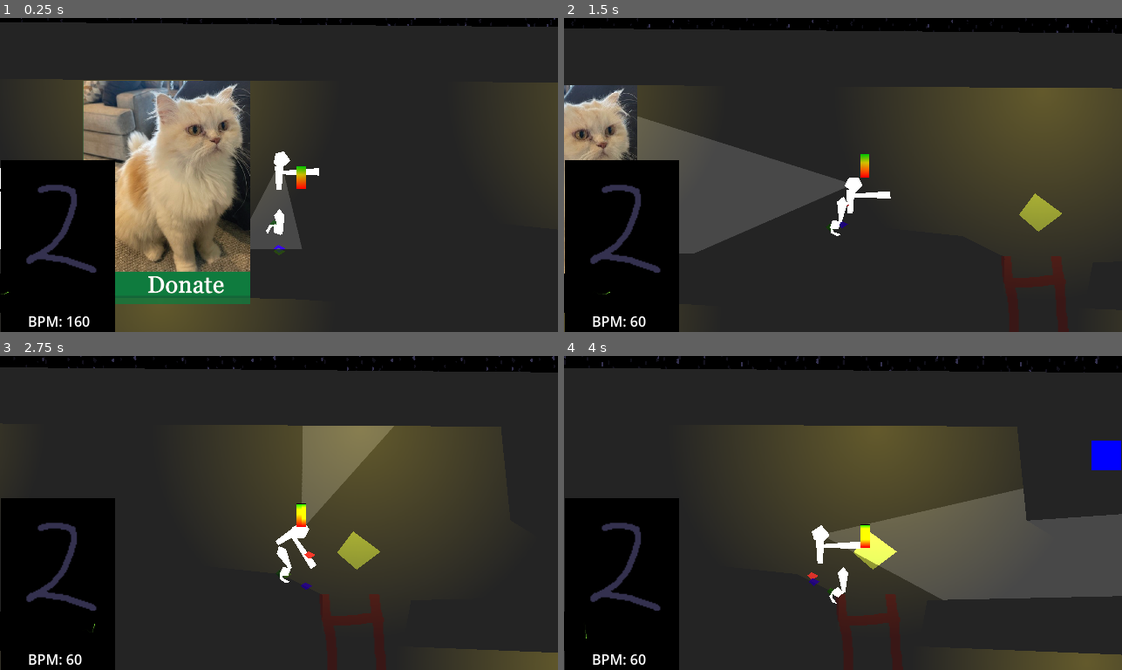
Above: before the commit, frames 1-4 (two rows, left to right).
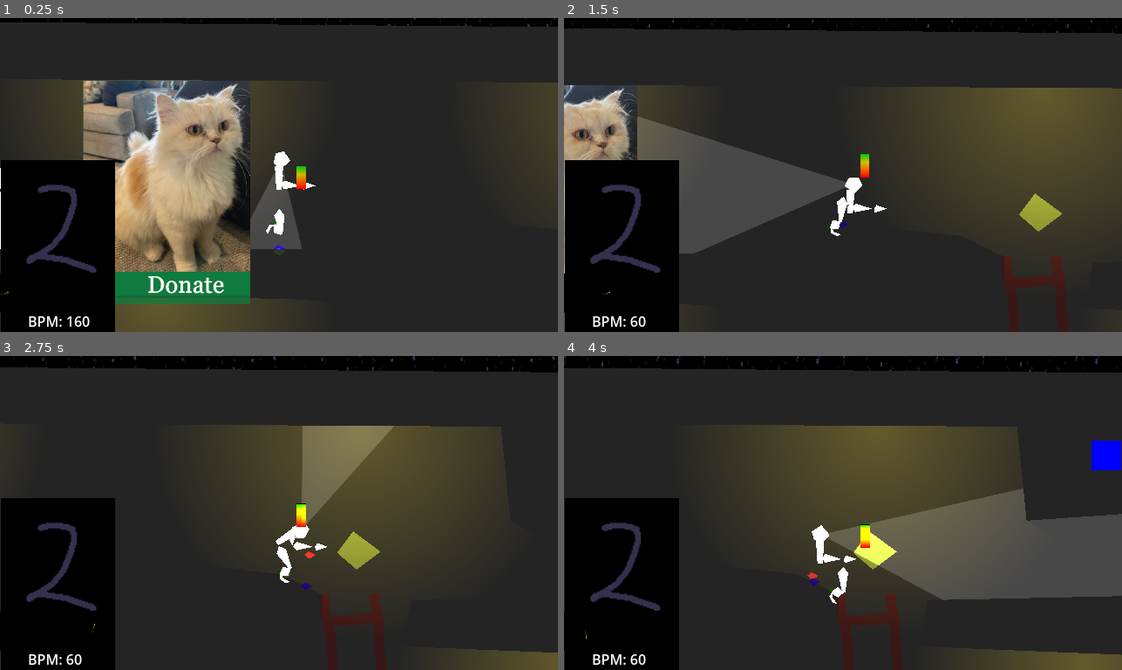
Above: after the commit, the same moments.

Repository: Parker-Vetter/SubwayUnderSea
Game: Godot game, scene res://Scenes/test_scene.tscn
Same seed, same stepped clock (60 frames per second), same inputs: the game is played once before the commit and once after it.
Inputs (mouse positions are in pixels of both pictures, inside the frame that each line leads up to):
- Up to frame 1 (0.25 s): no input
- Up to frame 2 (1.5 s): move the mouse to (731, 196) at 0.52 s; hold D (right) 0.53-1.28 s; tap Space (interact, bound only after the commit) at 0.6 s; move the mouse to (731, 190) at 1.27 s; hold S (down) from 1.28 s (still down); click (731, 190) at 1.35 s
- Up to frame 3 (2.75 s): tap Space (interact, bound only after the commit) at 1.55, 2.1 s; move the mouse to (334, 443) at 2.02 s; release S (down) at 2.03 s; hold D (right) from 2.03 s (still down)
- Up to frame 4 (4 s): move the mouse to (815, 575) at 2.77 s; release D (right) at 2.78 s; hold W (up) 2.78-3.53 s; tap Space (interact, bound only after the commit) at 2.85, 3.8 s; move the mouse to (1010, 560) at 3.52 s; press the mouse at (1010, 560) at 3.53 s; hold A (left) from 3.53 s (still down)

The runs differ from the first frame. In frame 1, 0.2% of the frame differs, in the area x 50-58%, y 47-55%; in frame 2, 0.2%; in frame 3, 0.1%; in frame 4, 0.2%, in the area x 46-54%, y 59-66%.

Commit message:
almostworking component

Diff:
--- /dev/null
+++ b/subwaysea/Scenes/component.tscn
@@ -0,0 +1,31 @@
+[gd_scene load_steps=4 format=3 uid="uid://f34j633okqsc"]
+
+[ext_resource type="Script" path="res://Scripts/component.gd" id="1_vt3f1"]
+
+[sub_resource type="CircleShape2D" id="CircleShape2D_moquu"]
+
+[sub_resource type="RectangleShape2D" id="RectangleShape2D_nea4g"]
+size = Vector2(70, 44)
+
+[node name="Component" type="RigidBody2D"]
+script = ExtResource("1_vt3f1")
+
+[node name="CollisionShape2D" type="CollisionShape2D" parent="."]
+shape = SubResource("CircleShape2D_moquu")
+debug_color = Color(1.20327e-06, 0.633247, 0.442587, 0.42)
+
+[node name="DetectMachine" type="Area2D" parent="."]
+collision_layer = 0
+collision_mask = 4
+
+[node name="CollisionShape2D" type="CollisionShape2D" parent="DetectMachine"]
+shape = SubResource("RectangleShape2D_nea4g")
+debug_color = Color(0.870588, 0, 0.85098, 0)
+
+[node name="DetectPlayer" type="Area2D" parent="."]
+collision_layer = 0
+collision_mask = 2
+
+[node name="CollisionShape2D" type="CollisionShape2D" parent="DetectPlayer"]
+shape = SubResource("RectangleShape2D_nea4g")
+debug_color = Color(0.870588, 0, 0.85098, 0)
--- a/subwaysea/Scenes/player.tscn
+++ b/subwaysea/Scenes/player.tscn
@@ -19,10 +19,6 @@
 
 [sub_resource type="Curve" id="Curve_tg2lt"]
 _data = [Vector2(0.0157895, 0.967033), 0.0, 0.0, 0, 0, Vector2(0.952632, 0.593407), 0.0, 0.0, 0, 0]
-point_count = 2
-
-[sub_resource type="Curve" id="Curve_xh2eo"]
-_data = [Vector2(0, 0.461538), 0.0, 0.0, 0, 0, Vector2(1, 1), 0.0, 0.0, 0, 0]
 point_count = 2
 
 [sub_resource type="ShaderMaterial" id="ShaderMaterial_umio4"]
@@ -64,11 +60,47 @@
 points = PackedVector2Array(0, 1, 0, 28)
 width_curve = SubResource("Curve_tg2lt")
 
-[node name="Arms" type="Line2D" parent="UpperBody/Line2D"]
-position = Vector2(1, 9)
-points = PackedVector2Array(-1, -1, 45, -2)
-width = 8.46
-width_curve = SubResource("Curve_xh2eo")
+[node name="Shoulder_pos" type="Marker2D" parent="UpperBody/Line2D"]
+position = Vector2(0, 8)
+
+[node name="RShoulder" type="Node2D" parent="UpperBody/Line2D"]
+top_level = true
+position = Vector2(3, -63)
+rotation = 1.35842
+script = ExtResource("6_vnihy")
+
+[node name="RForearm" type="Node2D" parent="UpperBody/Line2D/RShoulder"]
+position = Vector2(14, 2)
+rotation = -1.3627
+script = ExtResource("6_vnihy")
+
+[node name="RHand" type="Node2D" parent="UpperBody/Line2D/RShoulder/RForearm"]
+position = Vector2(25, 1)
+script = ExtResource("6_vnihy")
+
+[node name="Polygon2D" type="Polygon2D" parent="UpperBody/Line2D/RShoulder/RForearm/RHand"]
+polygon = PackedVector2Array(0.977531, 0.210789, 2.08945, 4.54249, 15.9999, 0.0684967, 3.98653, -4.2553)
+
+[node name="Polygon2D" type="Polygon2D" parent="UpperBody/Line2D/RShoulder/RForearm"]
+polygon = PackedVector2Array(0.977531, 0.210789, 4.98306, 4.91436, 24, 0.995724, 5.02587, -5.08555)
+
+[node name="Polygon2D" type="Polygon2D" parent="UpperBody/Line2D/RShoulder"]
+polygon = PackedVector2Array(0.977531, 0.210789, 2.08945, 4.54249, 13.8962, 1.97348, 3.98653, -4.2553)
+
+[node name="LaIKTwoBone" type="Node2D" parent="UpperBody/Line2D"]
+position = Vector2(0, 68)
+script = ExtResource("5_tmg8s")
+flip_bend = true
+
+[node name="AnimationLerp" type="Marker2D" parent="UpperBody/Line2D"]
+
+[node name="RLerpPositionHand" type="Marker2D" parent="UpperBody/Line2D/AnimationLerp"]
+position = Vector2(29, 20)
+
+[node name="First component" type="Marker2D" parent="UpperBody/Line2D/AnimationLerp/RLerpPositionHand"]
+
+[node name="Second component" type="Marker2D" parent="UpperBody/Line2D/AnimationLerp/RLerpPositionHand"]
+position = Vector2(0, -19)
 
 [node name="BendOver" type="Marker2D" parent="."]
 
--- a/subwaysea/Scenes/test_player.tscn
+++ b/subwaysea/Scenes/test_player.tscn
@@ -9,27 +9,24 @@
 
 [sub_resource type="PhysicsMaterial" id="PhysicsMaterial_w1pg1"]
 
-[sub_resource type="CircleShape2D" id="CircleShape2D_70fqe"]
+[sub_resource type="CircleShape2D" id="CircleShape2D_ligco"]
 radius = 21.0238
 
-[sub_resource type="PhysicsMaterial" id="PhysicsMaterial_3w30u"]
+[sub_resource type="PhysicsMaterial" id="PhysicsMaterial_ce8b2"]
 
-[sub_resource type="CapsuleShape2D" id="CapsuleShape2D_2h0en"]
+[sub_resource type="CapsuleShape2D" id="CapsuleShape2D_q6p1j"]
 radius = 18.0
 height = 56.0
 
-[sub_resource type="Curve" id="Curve_c344j"]
+[sub_resource type="Curve" id="Curve_tg2lt"]
 _data = [Vector2(0.0157895, 0.967033), 0.0, 0.0, 0, 0, Vector2(0.952632, 0.593407), 0.0, 0.0, 0, 0]
 point_count = 2
 
-[sub_resource type="Curve" id="Curve_d4o1n"]
-_data = [Vector2(0, 0.461538), 0.0, 0.0, 0, 0, Vector2(1, 1), 0.0, 0.0, 0, 0]
-point_count = 2
-
-[sub_resource type="ShaderMaterial" id="ShaderMaterial_p7r0t"]
+[sub_resource type="ShaderMaterial" id="ShaderMaterial_umio4"]
 shader = ExtResource("4_j4l3a")
 
 [node name="Player" type="RigidBody2D" groups=["player"]]
+z_index = 3
 collision_layer = 2
 physics_material_override = SubResource("PhysicsMaterial_w1pg1")
 contact_monitor = true
@@ -76,13 +73,50 @@
 
 [node name="Line2D" type="Line2D" parent="UpperBody"]
 points = PackedVector2Array(0, 1, 0, 28)
-width_curve = SubResource("Curve_c344j")
+width_curve = SubResource("Curve_tg2lt")
 
-[node name="Arms" type="Line2D" parent="UpperBody/Line2D"]
-position = Vector2(1, 9)
-points = PackedVector2Array(-1, -1, 45, -2)
-width = 8.46
-width_curve = SubResource("Curve_d4o1n")
+[node name="Shoulder_pos" type="Marker2D" parent="UpperBody/Line2D"]
+position = Vector2(0, 8)
+
+[node name="RShoulder" type="Node2D" parent="UpperBody/Line2D"]
+top_level = true
+position = Vector2(3, -63)
+script = ExtResource("6_i8b3i")
+
+[node name="RForearm" type="Node2D" parent="UpperBody/Line2D/RShoulder"]
+position = Vector2(14, 2)
+script = ExtResource("6_i8b3i")
+
+[node name="RHand" type="Node2D" parent="UpperBody/Line2D/RShoulder/RForearm"]
+position = Vector2(25, 1)
+script = ExtResource("6_i8b3i")
+
+[node name="Polygon2D" type="Polygon2D" parent="UpperBody/Line2D/RShoulder/RForearm/RHand"]
+polygon = PackedVector2Array(0.977531, 0.210789, 2.08945, 4.54249, 15.9999, 0.0684967, 3.98653, -4.2553)
+
+[node name="Polygon2D" type="Polygon2D" parent="UpperBody/Line2D/RShoulder/RForearm"]
+polygon = PackedVector2Array(0.977531, 0.210789, 4.98306, 4.91436, 24, 0.995724, 5.02587, -5.08555)
+
+[node name="Polygon2D" type="Polygon2D" parent="UpperBody/Line2D/RShoulder"]
+polygon = PackedVector2Array(0.977531, 0.210789, 2.08945, 4.54249, 13.8962, 1.97348, 3.98653, -4.2553)
+
+[node name="LaIKTwoBone" type="Node2D" parent="UpperBody/Line2D" node_paths=PackedStringArray("bone_one", "bone_two", "target")]
+position = Vector2(0, 68)
+script = ExtResource("5_5a41h")
+bone_one = NodePath("../RShoulder")
+bone_two = NodePath("../RShoulder/RForearm")
+target = NodePath("../AnimationLerp/RLerpPositionHand")
+flip_bend = true
+
+[node name="AnimationLerp" type="Marker2D" parent="UpperBody/Line2D"]
+
+[node name="RLerpPositionHand" type="Marker2D" parent="UpperBody/Line2D/AnimationLerp"]
+position = Vector2(29, 20)
+
+[node name="First component" type="Marker2D" parent="UpperBody/Line2D/AnimationLerp/RLerpPositionHand"]
+
+[node name="Second component" type="Marker2D" parent="UpperBody/Line2D/AnimationLerp/RLerpPositionHand"]
+position = Vector2(0, -19)
 
 [node name="BendOver" type="Marker2D" parent="."]
 
@@ -140,6 +174,8 @@
 
 [node name="LeftCalf" type="Node2D" parent="LeftThigh"]
 position = Vector2(28, 0)
+rotation = 0.900933
+scale = Vector2(1, 1)
 script = ExtResource("6_i8b3i")
 
 [node name="LeftFoot" type="Node2D" parent="LeftThigh/LeftCalf"]
--- a/subwaysea/Scenes/test_scene.tscn
+++ b/subwaysea/Scenes/test_scene.tscn
@@ -13,7 +13,8 @@
 [ext_resource type="PackedScene" uid="uid://s3pth3bvbbvt" path="res://Scenes/Sanity System.tscn" id="7_1hrf3"]
 [ext_resource type="PackedScene" uid="uid://smk00qmpdu36" path="res://Scenes/Supply Grabber/supplyGrabber.tscn" id="10_bb45b"]
 [ext_resource type="Script" path="res://Scripts/tobedeleted.gd" id="11_8qv8o"]
-[ext_resource type="PackedScene" uid="uid://gnxhj7qlcejs" path="res://Scenes/FaceDisplay.tscn" id="11_epfey"]
+[ext_resource type="PackedScene" path="res://Scenes/FaceDisplay.tscn" id="11_epfey"]
+[ext_resource type="PackedScene" uid="uid://f34j633okqsc" path="res://Scenes/component.tscn" id="15_mvw0f"]
 
 [sub_resource type="CanvasItemMaterial" id="CanvasItemMaterial_upv4y"]
 light_mode = 2
@@ -280,6 +281,12 @@
 offset_bottom = 17.0
 color = Color(0, 0, 1, 1)
 
+[node name="Component" parent="." instance=ExtResource("15_mvw0f")]
+position = Vector2(1073, 525)
+
+[node name="Component2" parent="." instance=ExtResource("15_mvw0f")]
+position = Vector2(1212, 552)
+
 [connection signal="oxygen_multiplier_changed" from="SanitySystem" to="OxygenSystem" method="_on_sanity_system_oxygen_multiplier_changed"]
 
 [editable path="Ladder"]
--- /dev/null
+++ b/subwaysea/Scripts/component.gd
@@ -0,0 +1,27 @@
+extends RigidBody2D
+
+@onready var detect_player: Area2D = $DetectPlayer
+@onready var detect_machine: Area2D = $DetectMachine
+
+var duribility = 100
+@onready var player = get_tree().get_first_node_in_group('player')
+
+func _process(delta: float) -> void:
+	if Input.is_action_just_pressed('interact') and detect_player.has_overlapping_bodies():
+		detect_player.get_overlapping_bodies()[0].holding_c += [self]
+		freeze = true
+		$CollisionShape2D.disabled = true
+
+	if detect_machine.has_overlapping_bodies():
+		if detect_machine.get_overlapping_bodies()[0].has_method('repair') and duribility > 0:
+			detect_machine.get_overlapping_bodies()[0].repair()
+			duribility -= delta * 5
+		elif duribility < 0:
+			duribility = 0
+			die()
+
+func die():
+	#play animation
+	detect_player.get_overlapping_bodies()[0].holding_c.erase(self)
+	await get_tree().create_timer(1).timeout
+	queue_free()
--- a/subwaysea/Scripts/player.gd
+++ b/subwaysea/Scripts/player.gd
@@ -11,6 +11,7 @@
 @onready var feet_ray_cast: RayCast2D = $TargetFeet/FeetRayCast
 @onready var left_lerp_mover: Marker2D = $LeftLerpMover
 
+@onready var r_lerp_position_hand: Marker2D = $UpperBody/Line2D/AnimationLerp/RLerpPositionHand
 
 
 enum STATES {STAND, BEND, LAY, CUTSCENE}
@@ -21,6 +22,7 @@
 var chest_speed = 2000 #for polish could add movement speed based on if you are laying down or not
 var chest_rotation = 0
 @onready var spine = Vector2.ZERO
+var holding_c = []
 
 var ik_length = 35.0
 
@@ -57,6 +59,8 @@
 			spine = bend_up.global_position
 
 	manage_spine(delta)
+	manage_arm(delta)
+	manage_component(delta)
 
 func set_state_stand():
 	cur_state = STATES.STAND
@@ -111,3 +115,13 @@
 	if left_lerp_mover.global_position.distance_to(lerp_position.global_position) > 10.0:
 		left_lerp_mover.global_position.y -= delta * 5
 	$LeftThigh.global_position = global_position + Vector2(0,-10)
+
+func manage_arm(delta):
+	$UpperBody/Line2D/RShoulder.global_position = $UpperBody/Line2D/Shoulder_pos.global_position
+
+func manage_component(delta):
+	for i in holding_c:
+		i.global_position = r_lerp_position_hand.get_child(holding_c.find(i)).global_position
+
+func remove_component(delta):
+	pass
--- a/subwaysea/project.godot
+++ b/subwaysea/project.godot
@@ -80,6 +80,11 @@
 "events": [Object(InputEventMouseButton,"resource_local_to_scene":false,"resource_name":"","device":-1,"window_id":0,"a …(258 unchanged characters)…
 ]
 }
+interact={
+"deadzone": 0.5,
+"events": [Object(InputEventKey,"resource_local_to_scene":false,"resource_name":"","device":-1,"window_id":0,"alt_pressed":false,"shift_pressed":false,"ctrl_pressed":false,"meta_pressed":false,"pressed":false,"keycode":0,"physical_keycode":32,"key_label":0,"unicode":32,"location":0,"echo":false,"script":null)
+]
+}
 
 [layer_names]
 
@@ -87,3 +92,4 @@
 2d_render/layer_2="light layer"
 2d_physics/layer_1="Environment"
 2d_physics/layer_2="Player"
+2d_physics/layer_3="Machine"
Not shown: 1 places in subwaysea/Scenes/player.tscn that only renumber resources
Not shown: 3 places in subwaysea/Scenes/test_player.tscn that only renumber resources
Not shown: 1 places in subwaysea/Scenes/test_scene.tscn that only renumber resources
